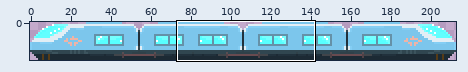
Two states of a pixel-art file, item/bg/train.aseprite. Above, an overview of the earlier version with the close-up marked.
Close-up. Before:
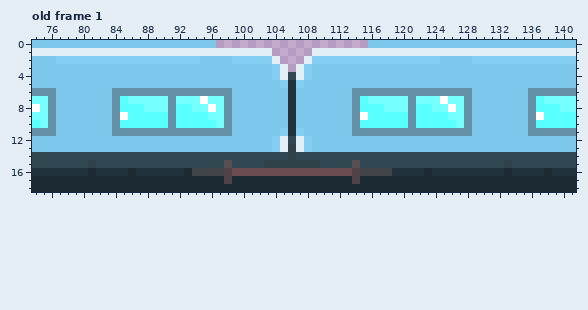
213x19 pixels, 1 frame. Colours within 5 levels of each other are drawn and written as one. Shown: old frame 1: x 74..141, y 0..18. The commit also changed other frames or places, which this record leaves out.
After:
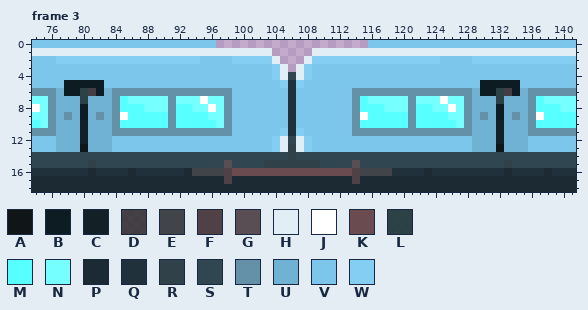
Palette (. is transparent): A #101518  B #0d1c23  C #132127  D #2d2d2dd8  E #41454a  F #504146  G #594e53  H #e2eef5  J #ffffff  K #694b50  L #183434e0  M #58ffff  N #75ffff  P #1c2a34  Q #21313c  R #304149  S #304650  T #6591a8  U #6fb2d4  V #7cc6ec  W #84cef4
A new or re-ordered frame is compared with the old frame closest to it.
What changed:
frames 1 -> 5
layer "Layer 44" added
Frame 3 is new; against old frame 1, layer "train":
Colour A replaces colour V in row 13 at x 80 and 132.
Colour B replaces colour V in row 5 at x 78 to 82 and 130 to 134; in row 6 at x 78 to 79, 82, 130 to 131 and 134; in rows 8 to 9 at x 80 and 132.
Colour C replaces colour V in rows 10 to 12 at x 80 and 132.
Colour D replaces colour V in row 6 at x 81 and 133.
Colour L replaces colour V in rows 6 to 7 at x 80 and 132.
Colour T replaces colour V in row 9 at x 78, 82, 130 and 134.
Colour U replaces colour V in row 6 at x 77, 83, 129 and 135; in rows 7 to 8 at x 77 to 79, 81 to 83, 129 to 131 and 133 to 135; in row 9 at x 77, 79, 81, 83, 129, 131, 133 and 135; in rows 10 to 13 at x 77 to 79, 81 to 83, 129 to 131 and 133 to 135.
Boxes around the changes in both close-ups, in picture pixels (x1, y1, x2, y2):
changed: (56, 80, 112, 152)
changed: (472, 80, 528, 152)
